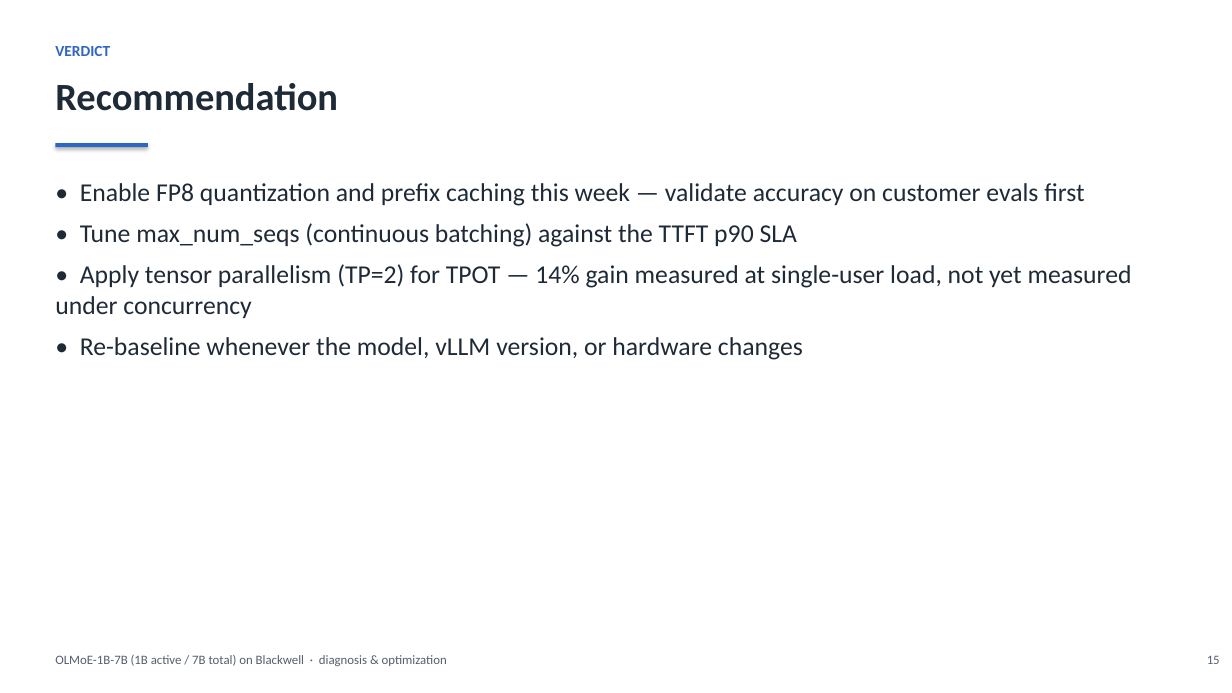
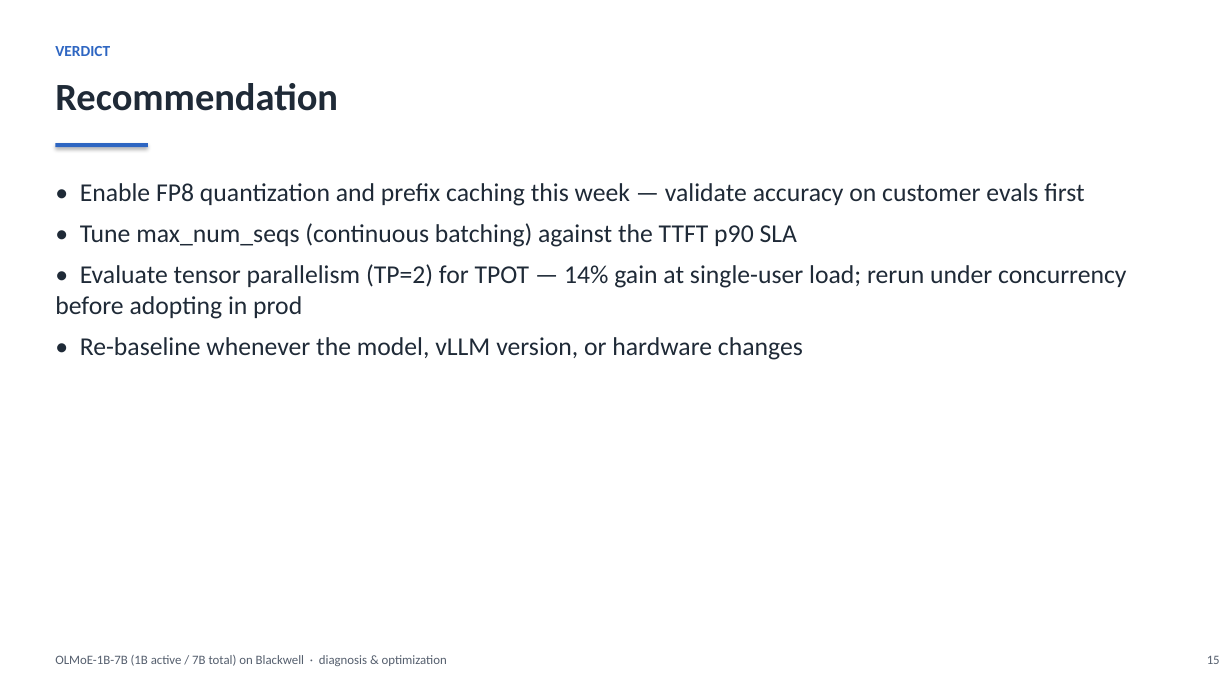
Before and after one commit to harishvs/moe-inference-optimize, a slide deck: slide 15 of talk/deck.pptx. Drawn at 1232x693 pixels with LibreOffice and Linux fonts; fonts in the diff are those of the drawing. Boxes give left, top, right and bottom in pixels: in the first picture for what was removed or moved away, otherwise in the second. Text is boxed around its words. In the diff, an @@ line names an element or a change of style, - is before the commit and + after.

Commit message:
deck changes

```diff
--- a/talk/deck.pptx
+++ b/talk/deck.pptx
@@ text at (55, 264, 1126, 319): text changed @@
-• Apply tensor parallelism (TP=2) for TPOT — 14% gain measured at single-user load, not yet measured under concurrency
+• Evaluate tensor parallelism (TP=2) for TPOT — 14% gain at single-user load; rerun under concurrency before adopting in prod
```
Also in this commit, not shown: 1 other slide changed.
